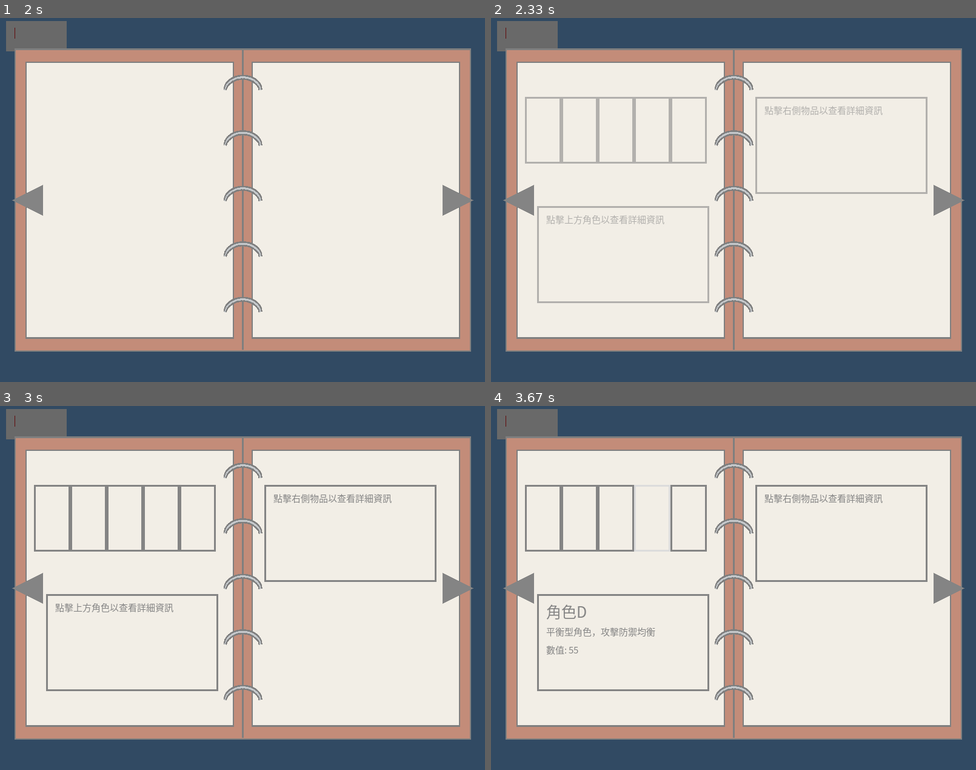
Above: before the commit, frames 1-4 (two rows, left to right).
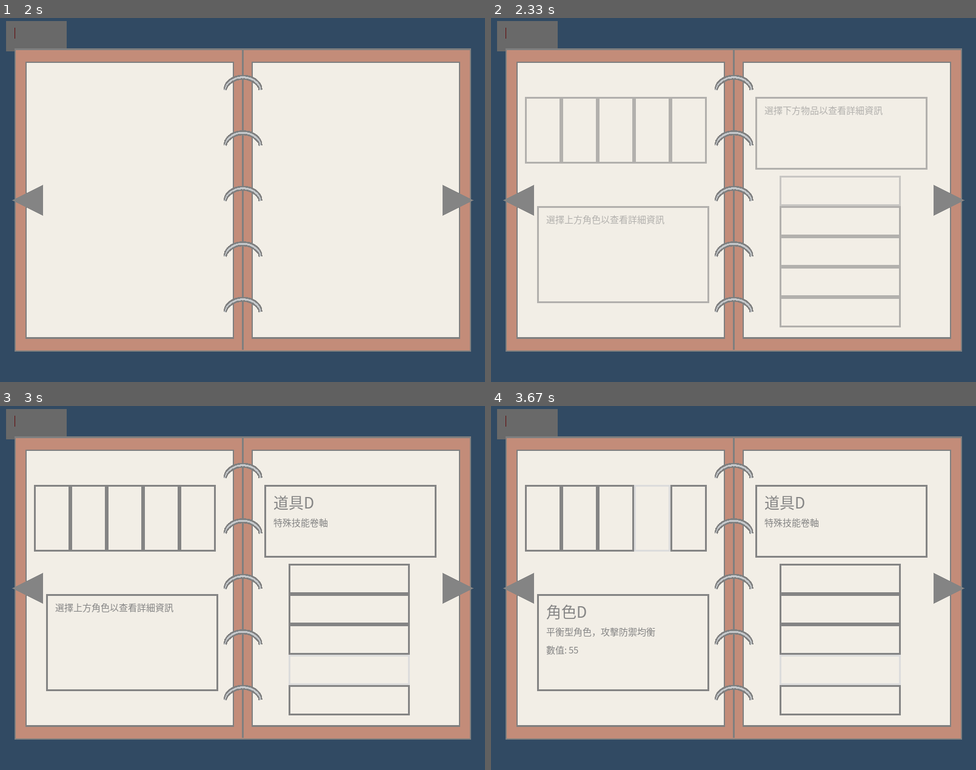
Above: after the commit, the same moments.

Repository: CharlesHsu-noob/fuckUpygame
Game: pygame game, started from chuchu/pause_menu.py
The game is run twice, just before and just after one commit, with the same random seed, the same clock (stepped at 60 frames per second) and the same inputs.
Inputs (mouse positions are in pixels of both pictures, inside the frame that each line leads up to):
- Up to frame 1 (2 s): click (38, 36) at 0.38 s; click (126, 145) at 0.72 s; click (38, 36) at 1.05 s; click (29, 200) at 1.38 s; press the mouse at (29, 200) at 1.7 s; move the mouse to (164, 214) at 1.8 s; release the mouse at (300, 232) at 1.93 s
- Up to frame 2 (2.33 s): press the mouse at (617, 130) at 2.03 s; move the mouse to (704, 159) at 2.13 s; release the mouse at (791, 189) at 2.27 s
- Up to frame 3 (3 s): press the mouse at (53, 518) at 2.37 s; move the mouse to (194, 537) at 2.47 s; release the mouse at (339, 558) at 2.6 s; press the mouse at (349, 668) at 2.7 s; move the mouse to (252, 573) at 2.8 s; release the mouse at (155, 471) at 2.93 s
- Up to frame 4 (3.67 s): press the mouse at (578, 518) at 3.03 s; move the mouse to (665, 544) at 3.13 s; release the mouse at (752, 573) at 3.27 s; press the mouse at (651, 518) at 3.37 s; move the mouse to (641, 537) at 3.47 s; release the mouse at (626, 558) at 3.6 s

Frame 1 is identical in both runs. In frame 2, 2.0% of the frame differs, in the area x 11-90%, y 24-85%; in frame 3, 2.2%; in frame 4, 2.1%.

Commit message:
pause manu

Diff:
--- /dev/null
+++ b/chuchu/dialog_box.py
@@ -0,0 +1,140 @@
+import pygame as pg
+
+pg.init()
+WIDTH, HEIGHT = 800, 600
+screen = pg.display.set_mode((WIDTH, HEIGHT))
+
+font_path = "C:\\Windows\\Fonts\\msjh.ttc"
+font = pg.font.Font(font_path, 28)
+small_font = pg.font.Font(font_path, 22)
+
+clock = pg.time.Clock()
+
+
+# ==========================================================
+#               Dialogue Manager（通用型）
+# ==========================================================
+class DialogueManager:
+    def __init__(self):
+        self.active = False
+        self.pages = []
+        self.index = 0
+        self.option_index = 0
+
+    def start(self, pages):
+        """pages = [ {text:..} , {options:[..]} , {text:..} ]"""
+        self.active = True
+        self.pages = pages
+        self.index = 0
+        self.option_index = 0
+
+    def close(self):
+        self.active = False
+
+    def current(self):
+        return self.pages[self.index]
+
+    def next_page(self):
+        if self.index < len(self.pages) - 1:
+            self.index += 1
+            self.option_index = 0
+        else:
+            self.close()
+
+
+dialogue = DialogueManager()
+
+
+# ==========================================================
+#                     介面繪製
+# ==========================================================
+def draw_dialog_box():
+    box = pg.Rect(50, HEIGHT - 180, WIDTH - 100, 130)
+    pg.draw.rect(screen, (20, 20, 20), box)
+    pg.draw.rect(screen, (255, 255, 255), box, 3)
+    return box
+
+
+def draw_text_page(text):
+    box = draw_dialog_box()
+    t = font.render(text, True, (255, 255, 255))
+    screen.blit(t, (box.x + 20, box.y + 20))
+
+    # 右下角提示
+    prompt = small_font.render("按 Enter 繼續", True, (200, 200, 200))
+    screen.blit(prompt, (box.right - 160, box.bottom - 30))
+
+
+def draw_option_page(options):
+    box = draw_dialog_box()
+
+    title = font.render("請選擇：", True, (255, 255, 255))
+    screen.blit(title, (box.x + 20, box.y + 20))
+
+    for i, opt in enumerate(options):
+        color = (255, 230, 80) if i == dialogue.option_index else (255, 255, 255)
+        line = font.render(opt, True, color)
+        screen.blit(line, (box.x + 50, box.y + 60 + i * 35))
+
+
+# ==========================================================
+#                  主遊戲迴圈
+# ==========================================================
+running = True
+while running:
+    for event in pg.event.get():
+        if event.type == pg.QUIT:
+            running = False
+
+        # --- 啟動對話（示範用：按E觸發） ---
+        if event.type == pg.KEYDOWN and not dialogue.active:
+            if event.key == pg.K_e:
+                # ⭐ 這裡換成任何對話都可以！！
+                dialogue.start([
+                    {"text": "一個生機蓬勃的湖泊。"},
+                    {"options": ["釣魚", "離開"]},
+                    {"text": "你發現你沒有釣竿。"}
+                ])
+
+        # --- 對話中控制 ---
+        if event.type == pg.KEYDOWN and dialogue.active:
+            cur = dialogue.current()
+
+            # (1) 文字頁面 → Enter 下一頁
+            if "text" in cur:
+                if event.key == pg.K_RETURN:
+                    dialogue.next_page()
+
+            # (2) 選項頁面
+            elif "options" in cur:
+                if event.key == pg.K_w:
+                    dialogue.option_index = (dialogue.option_index - 1) % len(cur["options"])
+                if event.key == pg.K_s:
+                    dialogue.option_index = (dialogue.option_index + 1) % len(cur["options"])
+
+                if event.key == pg.K_RETURN:
+                    choice = dialogue.option_index
+
+                    # ⭐ 這裡可以做不同行為
+                    if choice == 0:  # 是
+                        dialogue.next_page()  # 進入「你沒有釣竿」
+                    else:  # 否
+                        dialogue.close()  # 直接離開
+
+
+    # ------------------ 畫面 ------------------
+    screen.fill((50, 90, 160))
+
+    if dialogue.active:
+        cur = dialogue.current()
+
+        if "text" in cur:
+            draw_text_page(cur["text"])
+
+        elif "options" in cur:
+            draw_option_page(cur["options"])
+
+    pg.display.flip()
+    clock.tick(60)
+
+pg.quit()
--- a/chuchu/practice1.py
+++ b/chuchu/pause_menu.py
@@ -83,14 +83,25 @@
                                      (right_rect.left, right_rect.bottom),
                                      (right_rect.right, right_rect.centery)])
 
-# === 第二頁：五個框框 ===
+# === 第一頁：角色 ===
 box_w, box_h = 60, 110
-left_page_x1 = bg_rect.centerx - bg_rect.width//2 + 40  # 左頁左邊
-top_y = bg_rect.top + 100  # 書本上方一段距離
+left_page_x1 = bg_rect.centerx - bg_rect.width//2 + 40
+top_y = bg_rect.top + 100
 boxes_chars = []
 for i in range(5):
     x = left_page_x1 + i * box_w
     boxes_chars.append(pg.Rect(x, top_y, box_w, box_h))
+
+# === 第二頁：物品欄 ===
+box2_w, box2_h = 200, 50
+x2 = bg_rect.centerx + bg_rect.width//10
+
+boxes_items = []
+start_y = bg_rect.top + 230
+
+for i in range(5):
+    y = start_y + i * box2_h
+    boxes_items.append(pg.Rect(x2, y, box2_w, box2_h))
 
 # 框框對應的細節資訊
 boxes_info = [
@@ -109,22 +120,8 @@
     {"name": "道具E", "desc": "魔法回復藥水", "value": 4},
 ]
 
-
-# === 第二頁：物品欄 ===
-box2_w, box2_h = 200, 50
-x2 = bg_rect.centerx + bg_rect.width//2 + 40  # 左頁左邊
-y = bg_rect.top + 100  # 書本上方一段距離
-boxes_items = []
-for i in range(5):
-    y = bg_rect.top + 100 + i * box2_h
-    boxes_items.append(pg.Rect(x2, y, box2_w, box2_h))
-
-
-def draw_page2(surface, mouse_pos, selected_char=None, selected_item=None):
-    # --- 左頁角色框框 ---
-    box_w, box_h = 60, 110
-    left_page_x1 = bg_rect.centerx - bg_rect.width//2 + 40
-    top_y = bg_rect.top + 100
+def draw_page2(surface, mouse_pos, selected_char, selected_item):
+    # --- 畫角色框框 ---
     for i, rect in enumerate(boxes_chars):
         if selected_char == i:
             color = (220, 220, 220)
@@ -134,7 +131,7 @@
             color = (132, 132, 132)
         pg.draw.rect(surface, color, rect, width=3)
 
-    # --- 右頁物品框框 ---
+    # --- 畫物品框框 ---
     for i, rect in enumerate(boxes_items):
         if selected_item == i:
             color = (220, 220, 220)
@@ -144,43 +141,44 @@
             color = (132, 132, 132)
         pg.draw.rect(surface, color, rect, width=3)
 
-    # --- 左下大框框 (角色資訊) ---
+    # 左下角色資訊框
     info_panel_w = bg_rect.width // 2 - 100
     info_panel_h = 160
+    right_h = 120
     info_panel_x = bg_rect.left + 60
     info_panel_y = bg_rect.bottom - info_panel_h - 100
-    pg.draw.rect(surface, (132, 132, 132), (info_panel_x, info_panel_y, info_panel_w, info_panel_h), width=3)
-
-    # --- 右上大框框 (物品資訊) ---
-    info_2_x = bg_rect.left + 420
-    info_2_y = bg_rect.top + 100
-    pg.draw.rect(surface, (132, 132, 132), (info_2_x, info_2_y, info_panel_w, info_panel_h), width=3)
-
-    # --- 顯示角色資訊 ---
+    info_panel_rect = pg.Rect(info_panel_x, info_panel_y, info_panel_w, info_panel_h)
+    pg.draw.rect(surface, (132,132,132), info_panel_rect, width=3)
+
+    # 顯示角色資訊
     if selected_char is not None:
         info = boxes_info[selected_char]
-        name_text = font_mid.render(info["name"], True, (132, 132, 132))
-        desc_text = font_small.render(info["desc"], True, (132, 132, 132))
-        value_text = font_small.render(f"數值: {info['value']}", True, (132, 132, 132))
+        name_text = font_mid.render(info["name"], True, (132,132,132))
+        desc_text = font_small.render(info["desc"], True, (132,132,132))
+        value_text = font_small.render(f"數值: {info['value']}", True, (132,132,132))
         surface.blit(name_text, (info_panel_x + 15, info_panel_y + 10))
         surface.blit(desc_text, (info_panel_x + 15, info_panel_y + 50))
         surface.blit(value_text, (info_panel_x + 15, info_panel_y + 80))
     else:
-        hint_text = font_small.render("點擊上方角色以查看詳細資訊", True, (132, 132, 132))
+        hint_text = font_small.render("選擇上方角色以查看詳細資訊", True, (132,132,132))
         surface.blit(hint_text, (info_panel_x + 15, info_panel_y + 10))
 
-    # --- 顯示物品資訊 ---
+    # 右上物品資訊框
+    info2_x = bg_rect.left + 420
+    info2_y = bg_rect.top + 100
+    info2_rect = pg.Rect(info2_x, info2_y, info_panel_w, right_h)
+    pg.draw.rect(surface, (132,132,132), info2_rect, width=3)
+
+    # 顯示物品資訊
     if selected_item is not None:
-        item = boxes_items_info[selected_item]  # 你需要定義物品資訊列表
-        name_text = font_mid.render(item["name"], True, (132, 132, 132))
-        desc_text = font_small.render(item["desc"], True, (132, 132, 132))
-        value_text = font_small.render(f"數量: {item['value']}", True, (132, 132, 132))
-        surface.blit(name_text, (info_2_x + 15, info_2_y + 10))
-        surface.blit(desc_text, (info_2_x + 15, info_2_y + 50))
-        surface.blit(value_text, (info_2_x + 15, info_2_y + 80))
+        info = boxes_items_info[selected_item]  # 你需要建立對應物品資訊列表
+        name_text = font_mid.render(info["name"], True, (132,132,132))
+        desc_text = font_small.render(info["desc"], True, (132,132,132))
+        surface.blit(name_text, (info2_x + 15, info2_y + 10))
+        surface.blit(desc_text, (info2_x + 15, info2_y + 50))
     else:
-        hint_text = font_small.render("點擊右側物品以查看詳細資訊", True, (132, 132, 132))
-        surface.blit(hint_text, (info_2_x + 15, info_2_y + 10))
+        hint_text = font_small.render("選擇下方物品以查看詳細資訊", True, (132,132,132))
+        surface.blit(hint_text, (info2_x + 15, info2_y + 10))
 
 # ----------------------------------------------------------
 # === 主迴圈 ===
@@ -215,14 +213,12 @@
             for i, rect in enumerate(boxes_chars):
                 if rect.collidepoint(mouse_pos):
                     selected_char = i
-                    selected_item = None
                     break
             else:
                 # 物品選取
                 for i, rect in enumerate(boxes_items):
                     if rect.collidepoint(mouse_pos):
                         selected_item = i
-                        selected_char = None
                         break
         # 翻頁按鈕
         if left_rect.collidepoint(mouse_pos) or right_rect.collidepoint(mouse_pos):
